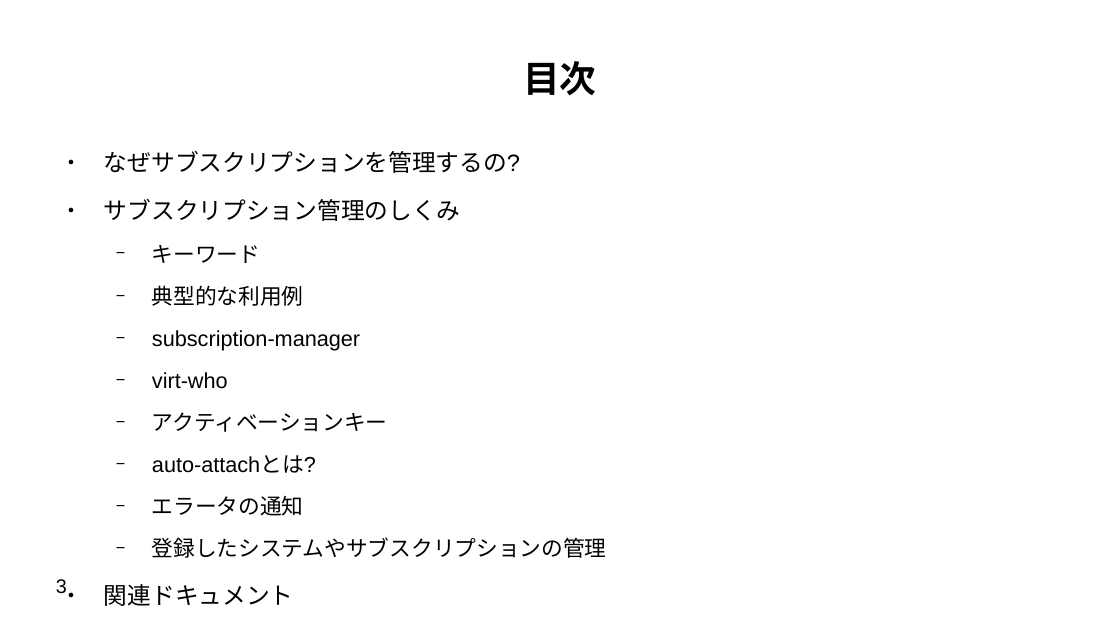
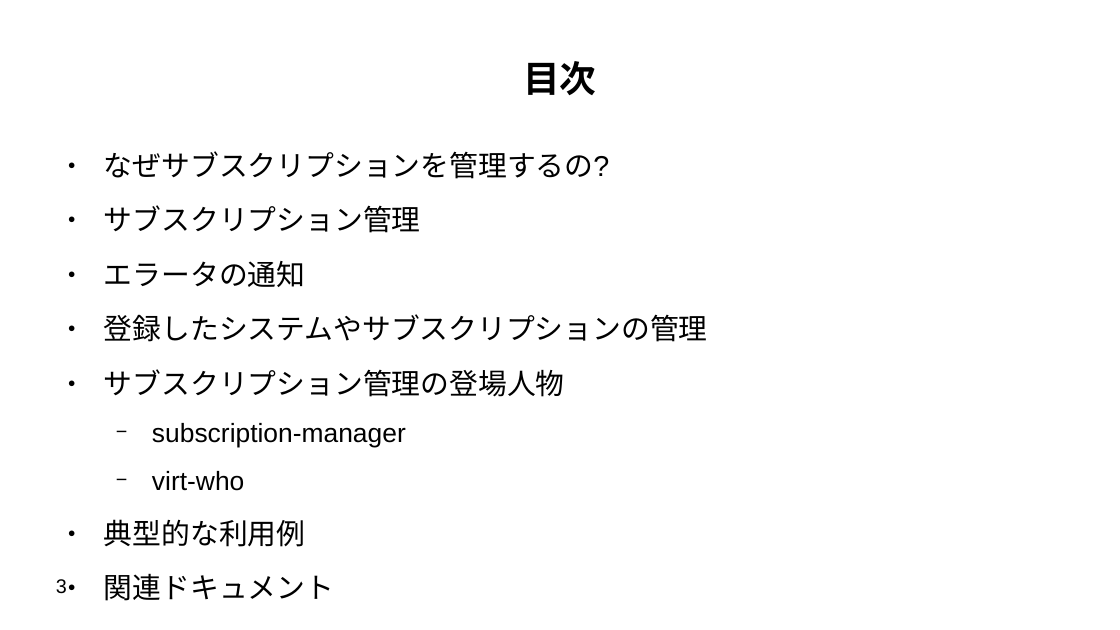
Before and after one commit to moriwaka/moriwaka.github.io, a slide deck: slide 3 of Presentation/RHEL/beginner/rhel-subscription.odp. Drawn at 1120x630 pixels with LibreOffice and Linux fonts; fonts in the diff are those of the drawing. Boxes give left, top, right and bottom in pixels: in the first picture for what was removed or moved away, otherwise in the second. Text is boxed around its words. In the diff, an @@ line names an element or a change of style, - is before the commit and + after.

Commit message:
add license update rhel-subscription

```diff
--- a/Presentation/RHEL/beginner/rhel-subscription.odp
+++ b/Presentation/RHEL/beginner/rhel-subscription.odp
@@ text at bbox=[104, 151, 609, 491]: size 16.8 to 20.4 pt in "なぜサブスクリプションを管理するの?", "関連ドキュメント"; size 15.4 to 18.7 pt in "subscription-manager", "virt-who" @@
@@ text at bbox=[104, 205, 708, 397]: text changed; size 16.8 to 20.4 pt @@
-● サブスクリプション管理のしくみ
-  − キーワード
-  − 典型的な利用例
+● サブスクリプション管理
+● エラータの通知
+● 登録したシステムやサブスクリプションの管理
+● サブスクリプション管理の登場人物
@@ text at bbox=[104, 519, 306, 547]: text changed; size 15.4 to 20.4 pt @@
-  − アクティベーションキー
-  − auto-attachとは?
-  − エラータの通知
-  − 登録したシステムやサブスクリプションの管理
+● 典型的な利用例
```
Also in this commit, not shown: 13 other slides changed, 2 slides added, 1 slide removed, 2 other files.
